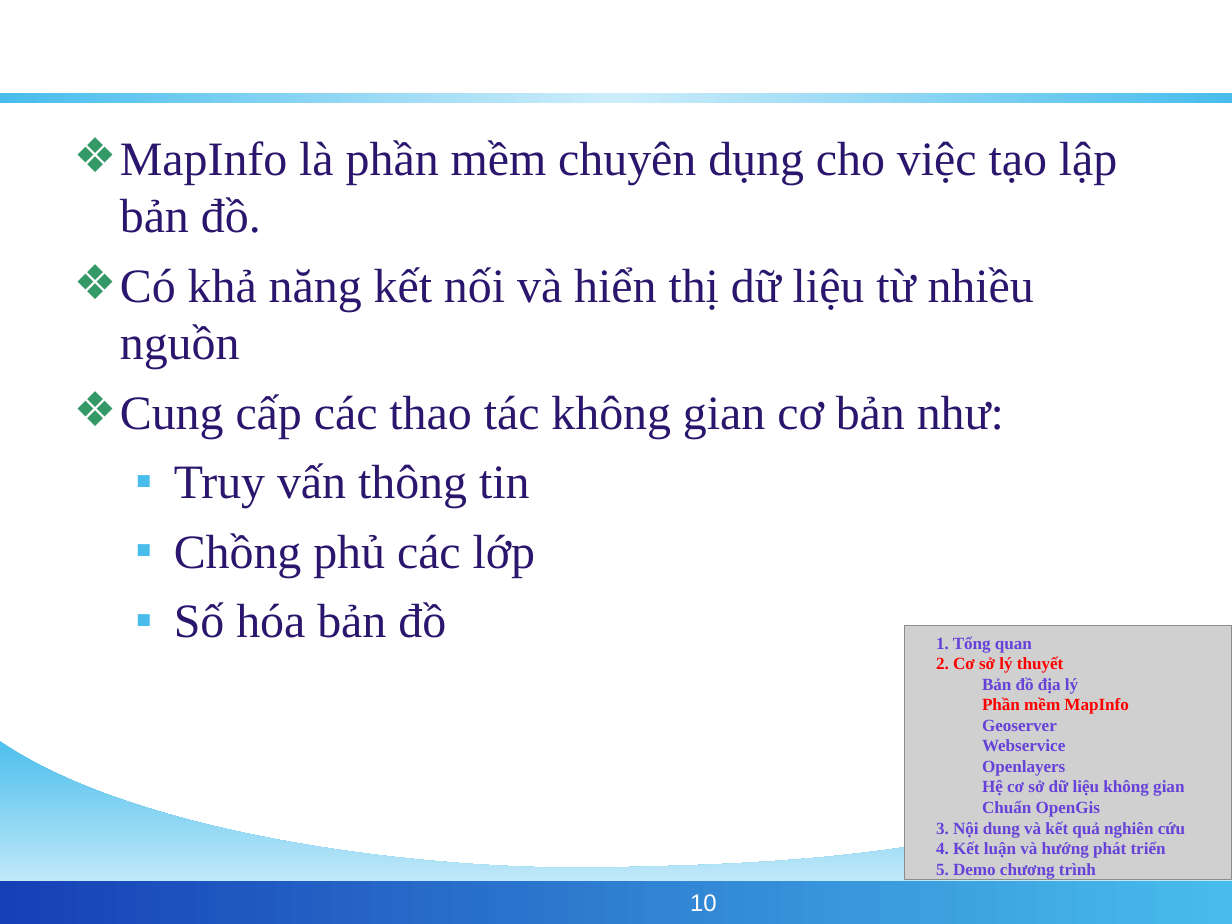
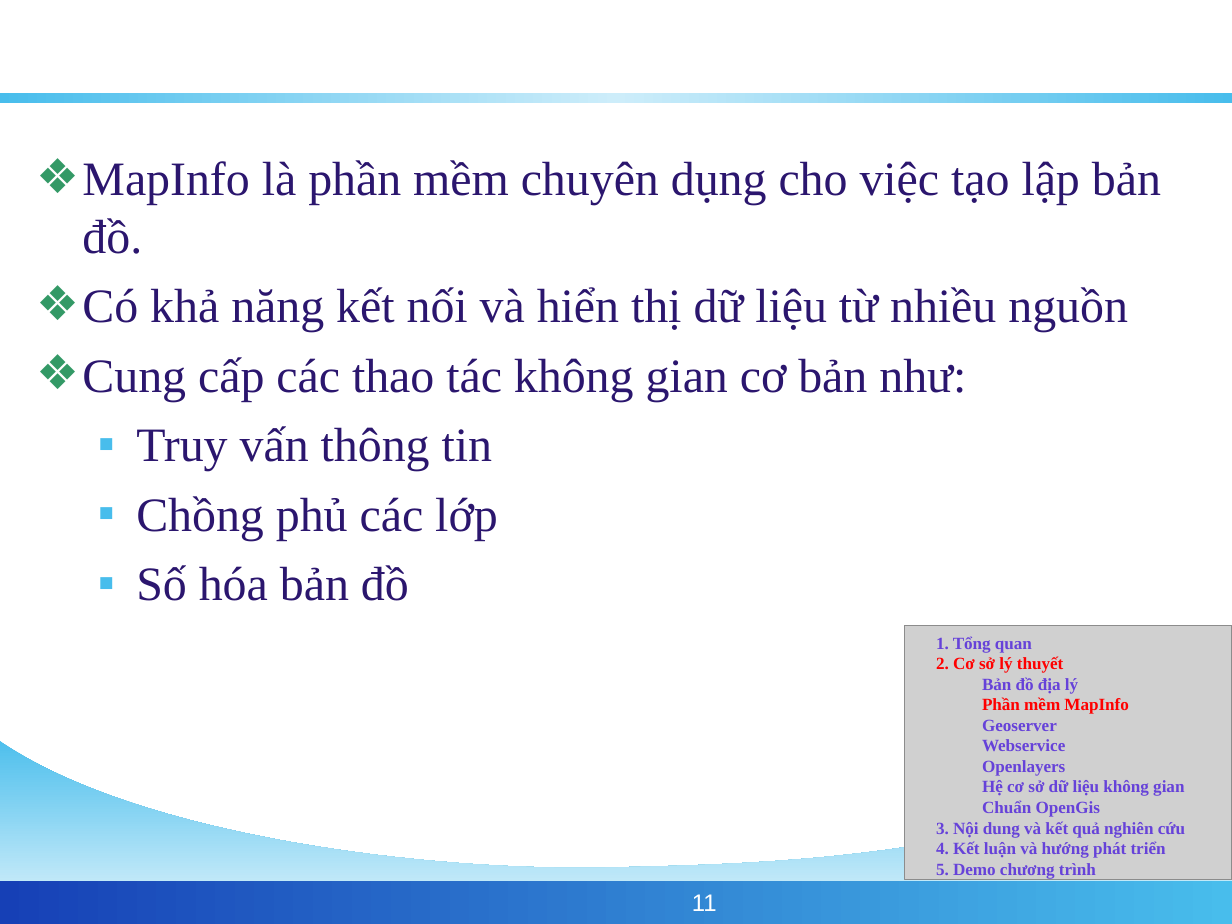
Before and after one commit to phamngsinh/cantho-webgis, a slide deck: slide 11 of Document/Bao Cao/BaoCaoLuanVan.ppt (slide 10 before the commit). Drawn at 1232x924 pixels with LibreOffice and Linux fonts; fonts in the diff are those of the drawing; grey boxes stand for pictures; background and template pictures are left out. Boxes give left, top, right and bottom in pixels: in the first picture for what was removed or moved away, otherwise in the second. Text is boxed around its words. In the diff, an @@ line names an element or a change of style, - is before the commit and + after.

```diff
--- a/Document/Bao Cao/BaoCaoLuanVan.ppt
+++ b/Document/Bao Cao/BaoCaoLuanVan.ppt
@@ text "MapInfo là phần mềm chuyên ..." rewrapped from (120,140,1117,638) to (82,160,1161,601) @@
@@ page number at (692,894,717,911): text changed @@
-10
+11
```
Also in this commit, not shown: 9 other slides changed, 2 slides added, 1 slide removed.
